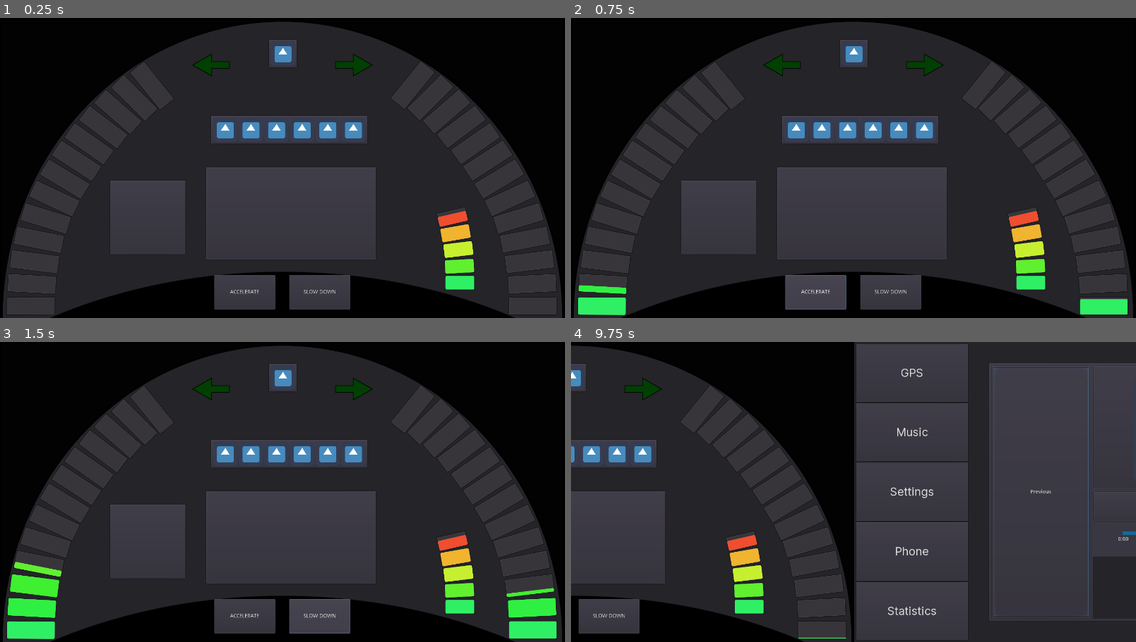
Above: before the commit, frames 1-4 (two rows, left to right).
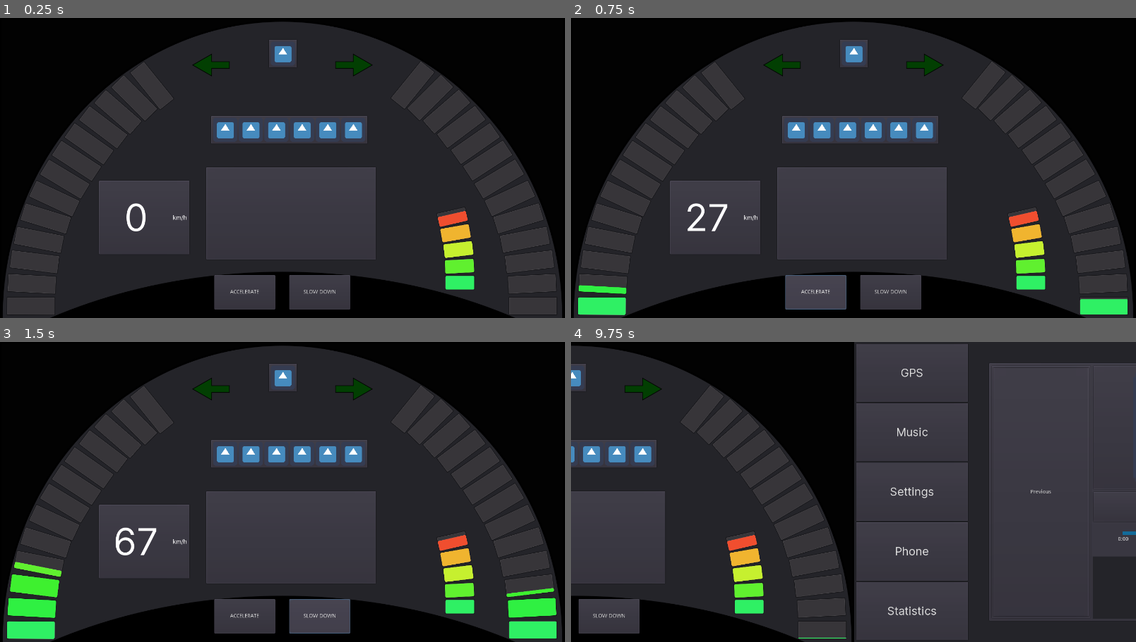
Above: after the commit, the same moments.

Repository: przadkap/car-dashboard
Game: Godot game, scene res://BTWScreen/BehindTheWheelScreen.tscn
Two runs of this game, one before a commit and one after it. Both use one fixed random seed, a clock stepped at 60 frames per second and the inputs below. The engine's default icon, where the game draws it, is replaced by a stand-in: a white triangle on a blue panel in a dark square. Sound files missing from this copy of the repository are replaced by a short silence.
Inputs (mouse positions are in pixels of both pictures, inside the frame that each line leads up to):
- Up to frame 1 (0.25 s): no input
- Up to frame 2 (0.75 s): click "ACCELERATE" at 0.5 s
- Up to frame 3 (1.5 s): click "SLOW DOWN" at 1.25 s
- Up to frame 4 (9.75 s): tap Enter at 2 s; hold Right 2.03-2.75 s; tap 0 at 2.1 s; click "Next" at 2.75 s; click "Next" at 3.5 s; click "GPS" at 4.25 s; click "Phone" at 5 s; click "Statistics" at 5.75 s; click "Previous" at 6.5 s; click "Music" at 7.25 s; click "Settings" at 8 s; click (910, 588) at 8.75 s; tap Space at 9.5 s; hold Left from 9.53 s (still down); tap 1 at 9.6 s

The runs differ from the first frame. In frame 1, 0.6% of the frame differs, in the area x 17-34%, y 54-79%; in frame 2, 0.7%; in frame 3, 0.7%; in frame 4, 0.2%.

Commit message:
removed button focus, add digit display

Diff:
--- a/Car Dashboard/BTWScreen/BehindTheWheelScreen.tscn
+++ b/Car Dashboard/BTWScreen/BehindTheWheelScreen.tscn
@@ -16,7 +16,15 @@
 [ext_resource path="res://MMScreen/PanelContainer.gd" type="Script" id=14]
 [ext_resource path="res://MMScreen/contents/MusicPlayer.tscn" type="PackedScene" id=15]
 [ext_resource path="res://MMScreen/styleboxes/multimedia_sidebar.tres" type="StyleBox" id=16]
+[ext_resource path="res://BTWScreen/SpeedDigits.gd" type="Script" id=17]
 [ext_resource path="res://BTWScreen/MultimediaScreen.gd" type="Script" id=19]
+
+[sub_resource type="DynamicFont" id=5]
+size = 100
+font_data = ExtResource( 7 )
+
+[sub_resource type="DynamicFont" id=6]
+font_data = ExtResource( 7 )
 
 [sub_resource type="StyleBoxEmpty" id=1]
 
@@ -92,12 +100,43 @@
 anchor_top = 0.539381
 anchor_right = 0.164661
 anchor_bottom = 0.789381
-margin_top = -3.05176e-05
+margin_left = -28.9831
+margin_top = 0.495422
+margin_right = 11.0168
+margin_bottom = 0.495544
 rect_pivot_offset = Vector2( 200, 125 )
-__meta__ = {
-"_edit_lock_": true,
-"_edit_use_anchors_": false
-}
+script = ExtResource( 17 )
+__meta__ = {
+"_edit_use_anchors_": false
+}
+
+[node name="HBoxContainer" type="HBoxContainer" parent="BTWScreen/SpeedDigits"]
+margin_left = 7.0
+margin_top = 7.0
+margin_right = 237.0
+margin_bottom = 193.0
+
+[node name="Speed" type="Label" parent="BTWScreen/SpeedDigits/HBoxContainer"]
+margin_top = 32.0
+margin_right = 188.0
+margin_bottom = 154.0
+size_flags_horizontal = 3
+size_flags_vertical = 6
+size_flags_stretch_ratio = 5.0
+custom_fonts/font = SubResource( 5 )
+text = "16"
+align = 1
+valign = 1
+
+[node name="Units" type="Label" parent="BTWScreen/SpeedDigits/HBoxContainer"]
+margin_left = 192.0
+margin_top = 83.0
+margin_right = 230.0
+margin_bottom = 103.0
+size_flags_horizontal = 3
+size_flags_vertical = 6
+custom_fonts/font = SubResource( 6 )
+text = "km/h"
 
 [node name="LEDs" type="PanelContainer" parent="BTWScreen"]
 anchor_left = 0.249783
@@ -583,6 +622,8 @@
 margin_top = 685.884
 margin_right = 730.621
 margin_bottom = 776.884
+focus_mode = 1
+enabled_focus_mode = 1
 text = "ACCELERATE"
 __meta__ = {
 "_edit_use_anchors_": false
@@ -593,6 +634,8 @@
 margin_top = 685.884
 margin_right = 929.896
 margin_bottom = 776.884
+focus_mode = 1
+enabled_focus_mode = 1
 text = "SLOW DOWN"
 __meta__ = {
 "_edit_use_anchors_": false
@@ -807,8 +850,10 @@
 margin_right = 297.0
 margin_bottom = 154.0
 rect_min_size = Vector2( 0, 130 )
+focus_mode = 1
 size_flags_vertical = 3
 custom_fonts/font = SubResource( 4 )
+enabled_focus_mode = 1
 text = "GPS"
 
 [node name="Music" type="Button" parent="MultimediaScreen/PanelContainer/SideSeparator/Sidebar"]
@@ -816,8 +861,10 @@
 margin_right = 297.0
 margin_bottom = 313.0
 rect_min_size = Vector2( 0, 130 )
+focus_mode = 1
 size_flags_vertical = 3
 custom_fonts/font = SubResource( 4 )
+enabled_focus_mode = 1
 text = "Music"
 
 [node name="Settings" type="Button" parent="MultimediaScreen/PanelContainer/SideSeparator/Sidebar"]
@@ -825,8 +872,10 @@
 margin_right = 297.0
 margin_bottom = 472.0
 rect_min_size = Vector2( 0, 130 )
+focus_mode = 1
 size_flags_vertical = 3
 custom_fonts/font = SubResource( 4 )
+enabled_focus_mode = 1
 text = "Settings"
 
 [node name="Phone" type="Button" parent="MultimediaScreen/PanelContainer/SideSeparator/Sidebar"]
@@ -834,8 +883,10 @@
 margin_right = 297.0
 margin_bottom = 631.0
 rect_min_size = Vector2( 0, 130 )
+focus_mode = 1
 size_flags_vertical = 3
 custom_fonts/font = SubResource( 4 )
+enabled_focus_mode = 1
 text = "Phone"
 
 [node name="Statistics" type="Button" parent="MultimediaScreen/PanelContainer/SideSeparator/Sidebar"]
@@ -843,8 +894,10 @@
 margin_right = 297.0
 margin_bottom = 790.0
 rect_min_size = Vector2( 0, 130 )
+focus_mode = 1
 size_flags_vertical = 3
 custom_fonts/font = SubResource( 4 )
+enabled_focus_mode = 1
 text = "Statistics"
 
 [node name="Button6" type="Button" parent="MultimediaScreen/PanelContainer/SideSeparator/Sidebar"]
@@ -876,6 +929,7 @@
 [connection signal="turn_off" from="." to="BTWScreen/TurnRight" method="_on_App_turn_off"]
 [connection signal="turn_right" from="." to="BTWScreen/TurnLeft" method="_on_App_turn_off"]
 [connection signal="turn_right" from="." to="BTWScreen/TurnRight" method="_on_App_turn_right"]
+[connection signal="speed_changed" from="BTWScreen/Accelerometer" to="BTWScreen/SpeedDigits" method="_on_Accelerometer_speed_changed"]
 [connection signal="speed_changed" from="BTWScreen/Accelerometer" to="BTWScreen/Tachometer" method="_on_Accelerometer_speed_changed"]
 [connection signal="timeout" from="BTWScreen/TurnLeft/TurnTimer" to="BTWScreen/TurnLeft" method="_on_TurnTimer_timeout"]
 [connection signal="timeout" from="BTWScreen/TurnRight/TurnTimer" to="BTWScreen/TurnRight" method="_on_TurnTimer_timeout"]
--- /dev/null
+++ b/Car Dashboard/BTWScreen/SpeedDigits.gd
@@ -0,0 +1,12 @@
+extends PanelContainer
+
+
+
+func _ready():
+	pass # Replace with function body.
+
+
+
+
+func _on_Accelerometer_speed_changed(new_speed):
+	$HBoxContainer/Speed.text = str(int(new_speed))
--- a/Car Dashboard/MMScreen/contents/MusicPlayer.tscn
+++ b/Car Dashboard/MMScreen/contents/MusicPlayer.tscn
@@ -48,6 +48,8 @@
 margin_top = 7.0
 margin_right = 259.0
 margin_bottom = 669.0
+focus_mode = 1
+enabled_focus_mode = 1
 text = "Previous"
 
 [node name="VBoxMiddle" type="VBoxContainer" parent="MasterHBox"]
@@ -199,6 +201,8 @@
 margin_top = 10.0
 margin_right = 384.0
 margin_bottom = 156.0
+focus_mode = 1
+enabled_focus_mode = 1
 __meta__ = {
 "_edit_group_": true
 }
@@ -230,6 +234,8 @@
 margin_top = 7.0
 margin_right = 260.0
 margin_bottom = 669.0
+focus_mode = 1
+enabled_focus_mode = 1
 text = "Next"
 [connection signal="music_toggled" from="." to="MasterHBox/VBoxMiddle/SongProgress" method="_on_MusicPlayer_music_toggled"]
 [connection signal="pressed" from="MasterHBox/PreviousSong/PreviousSong" to="." method="_on_PreviousSong_pressed"]
Not shown: 1 places in Car Dashboard/BTWScreen/BehindTheWheelScreen.tscn that only renumber resources
